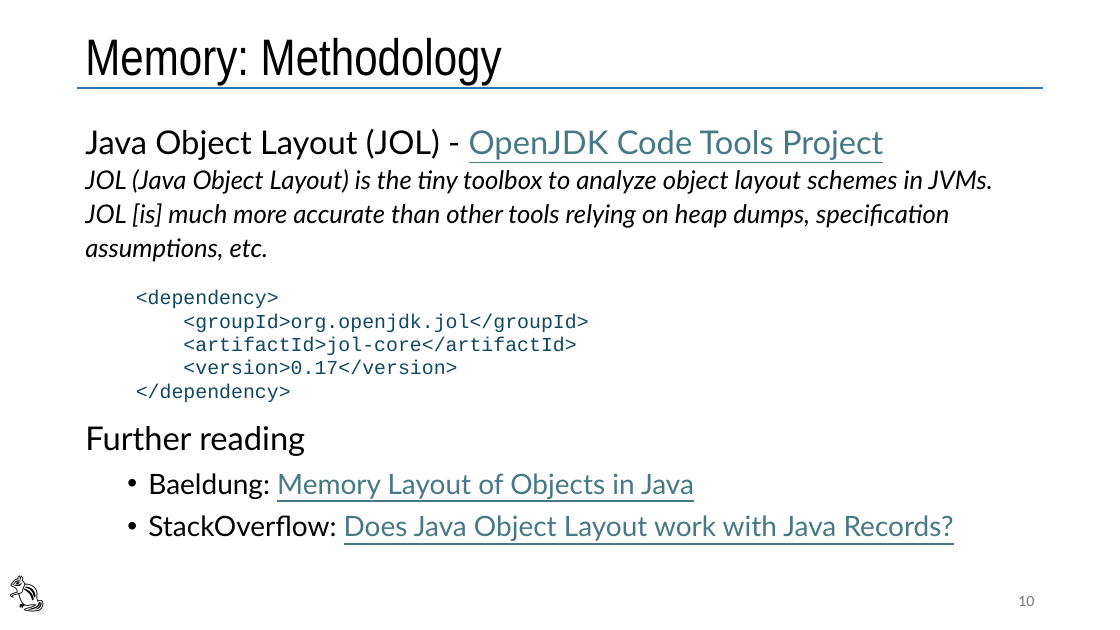
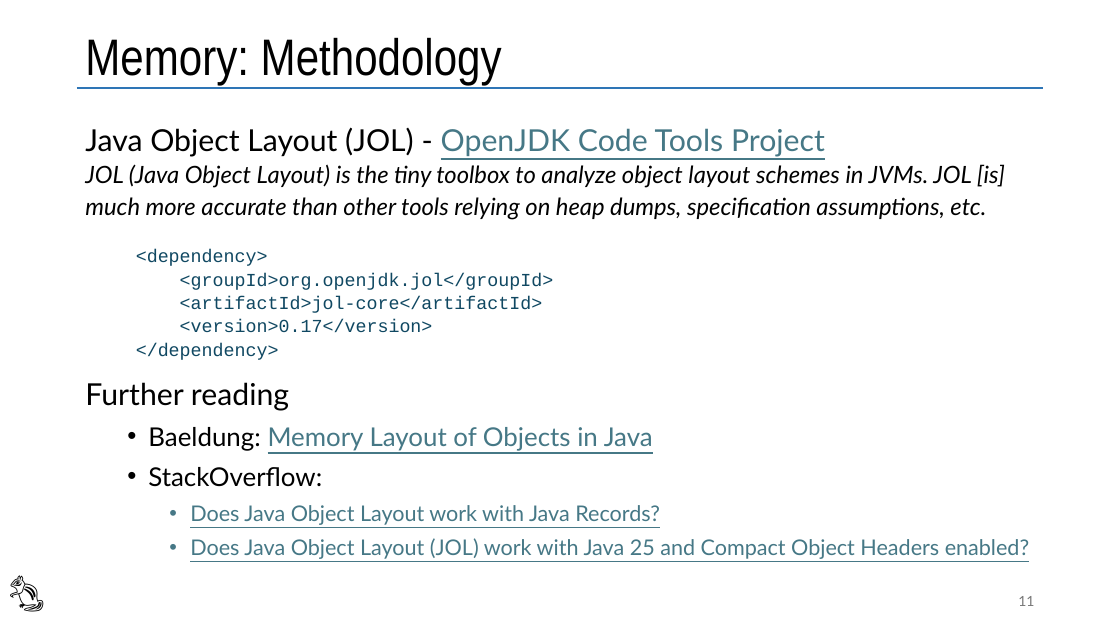
Before and after one commit to vmzakharov/refactor-to-ec-remake, a slide deck: slide 11 of RefactorToEcIntro.pptx (slide 10 before the commit). Drawn at 1120x630 pixels with LibreOffice and Linux fonts; fonts in the diff are those of the drawing. Boxes give left, top, right and bottom in pixels: in the first picture for what was removed or moved away, otherwise in the second. Text is boxed around its words. In the diff, an @@ line names an element or a change of style, - is before the commit and + after.

Commit message:
updates slides

```diff
--- a/RefactorToEcIntro.pptx
+++ b/RefactorToEcIntro.pptx
@@ text at [85, 127, 1005, 451]: size 28 to 25.9 pt in "Java Object Layout (JOL) - OpenJDK Code ...", "Further reading"; size 22 to 20.4 pt in "JOL (Java Object Layout) is the tiny ..."; size 17 to 15.7 pt in "<dependency>", "<groupId>org.openjdk.jol</groupId>", "<artifactId>jol-core</artifactId>", "<version>0.17</version>" and 1 more places; size 24 to 22.2 pt in "Baeldung: Memory Layout of Objects in Java" @@
@@ text at [148, 467, 1029, 559]: text changed; size 24 to 18.5 pt @@
-  • StackOverflow: Does Java Object Layout work with Java Records?
+  • StackOverflow:
+    • Does Java Object Layout work with Java Records?
+    • Does Java Object Layout (JOL) work with Java 25 and Compact Object Headers enabled?
@@ page number at [1018, 596, 1034, 606]: text changed @@
-10
+11
```
Also in this commit, not shown: 4 other slides changed, 1 slide added, 1 other file.
